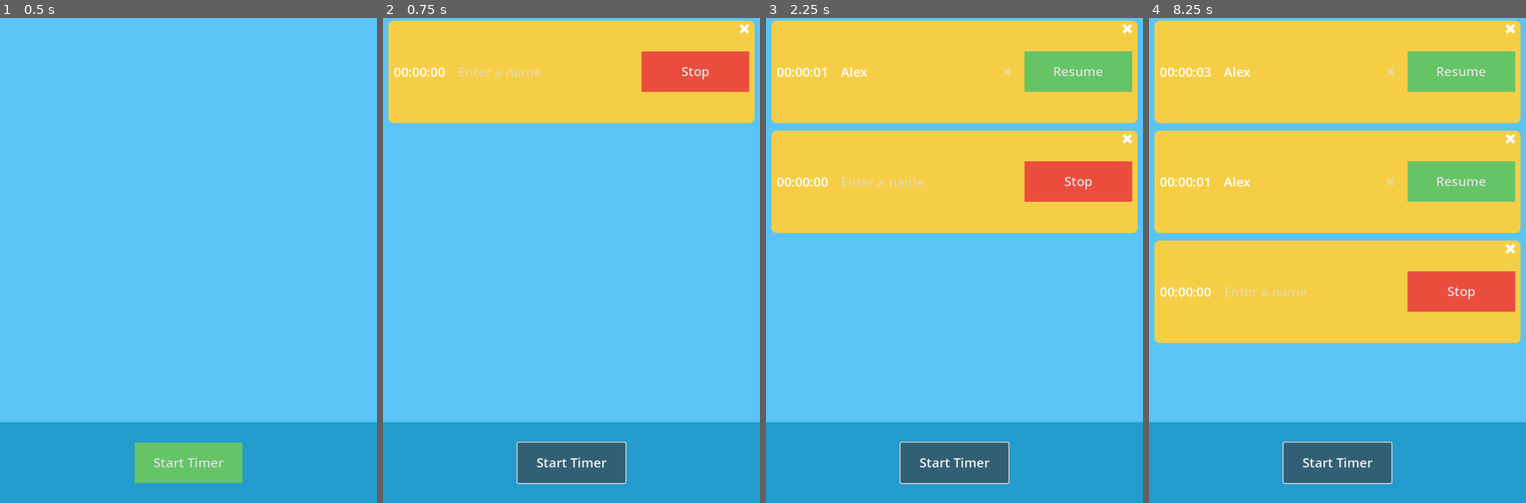
Above: before the commit, frames 1-4 (left to right).
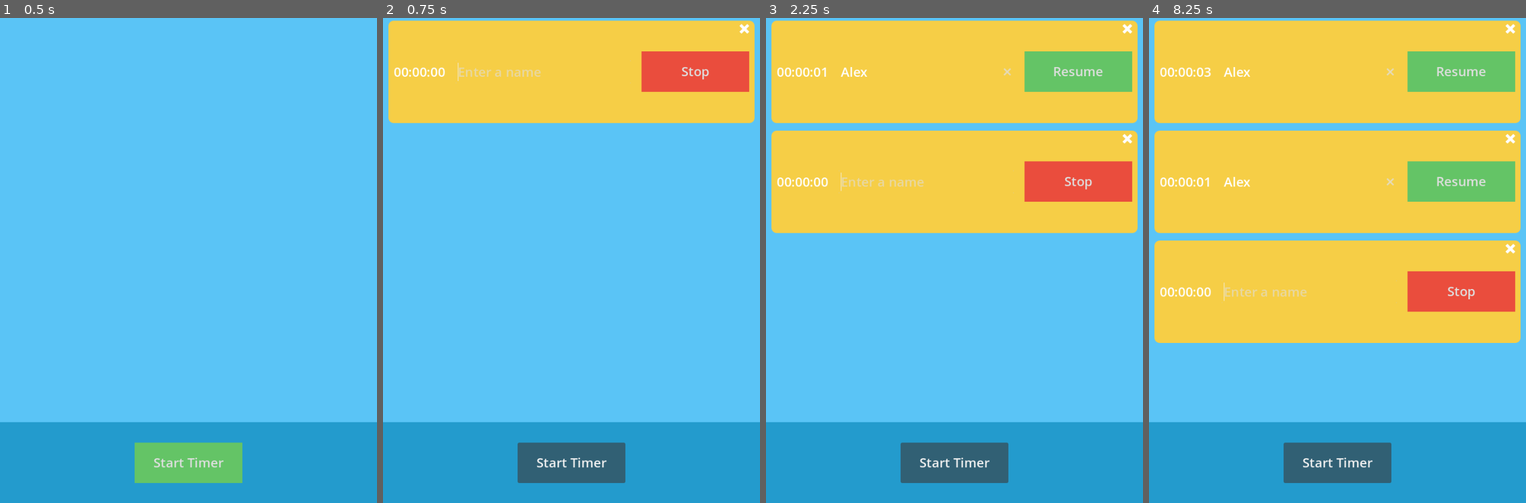
Above: after the commit, the same moments.

Repository: spaceyjase/timely
Game: Godot game, scene res://Scenes/Main/main_scene.tscn
Same seed, same stepped clock (60 frames per second), same inputs: the game is played once before the commit and once after it.
Inputs (mouse positions are in pixels of both pictures, inside the frame that each line leads up to):
- Up to frame 1 (0.5 s): no input
- Up to frame 2 (0.75 s): click "Start Timer" at 0.5 s
- Up to frame 3 (2.25 s): click (924, 71) at 1.27 s; type "Alex" at 1.35 s; click "Start Timer" at 2 s
- Up to frame 4 (8.25 s): click (1307, 182) at 2.77 s; type "Alex" at 2.85 s; click "Resume" at 3.5 s; click "Stop" at 4.25 s; click "Resume" at 5 s; click "Stop" at 5.75 s; click "Resume" at 6.5 s; click "Stop" at 7.25 s; click "Start Timer" at 8 s

Frame 1 is identical in both runs. In frame 2, 0.2% of the frame differs, in the area x 19-66%, y 8-97%; in frame 3, 0.2%, in the area x 19-66%, y 31-97%; in frame 4, 0.2%.

Commit message:
feat: grab focus on new timers

Diff:
--- a/Test/timer_test.gd
+++ b/Test/timer_test.gd
@@ -7,6 +7,7 @@
 	if timer_row == null:
 		printerr("timer_row is null")
 	timer_is_created()
+	timer_has_focus_when_created()
 	timer_name_check()
 	timer_is_stopped_on_new()
 	timers_stopped_on_resume()
@@ -24,6 +25,10 @@
 func timer_is_created() -> void:
 	add_timer()
 	assert(get_child(0).running)
+
+
+func timer_has_focus_when_created() -> void:
+	assert(get_child(0).timer_line_edit.has_focus())
 
 
 func timer_name_check() -> void:
--- a/UI/TimerRow/timer_row.gd
+++ b/UI/TimerRow/timer_row.gd
@@ -32,6 +32,10 @@
 
 func start_timer() -> void:
 	_stopped = false
+
+
+func _ready() -> void:
+	timer_line_edit.grab_focus()
 
 
 func resume() -> void:
--- a/project.godot
+++ b/project.godot
@@ -12,7 +12,7 @@
 
 config/name="timely"
 run/main_scene="res://Scenes/Main/main_scene.tscn"
-config/features=PackedStringArray("4.1", "Mobile")
+config/features=PackedStringArray("4.2", "Mobile")
 boot_splash/show_image=false
 config/icon="res://icon.png"
 
@@ -21,6 +21,10 @@
 window/size/viewport_width=700
 window/size/viewport_height=900
 
+[dotnet]
+
+project/assembly_name="timely"
+
 [rendering]
 
 renderer/rendering_method="mobile"
